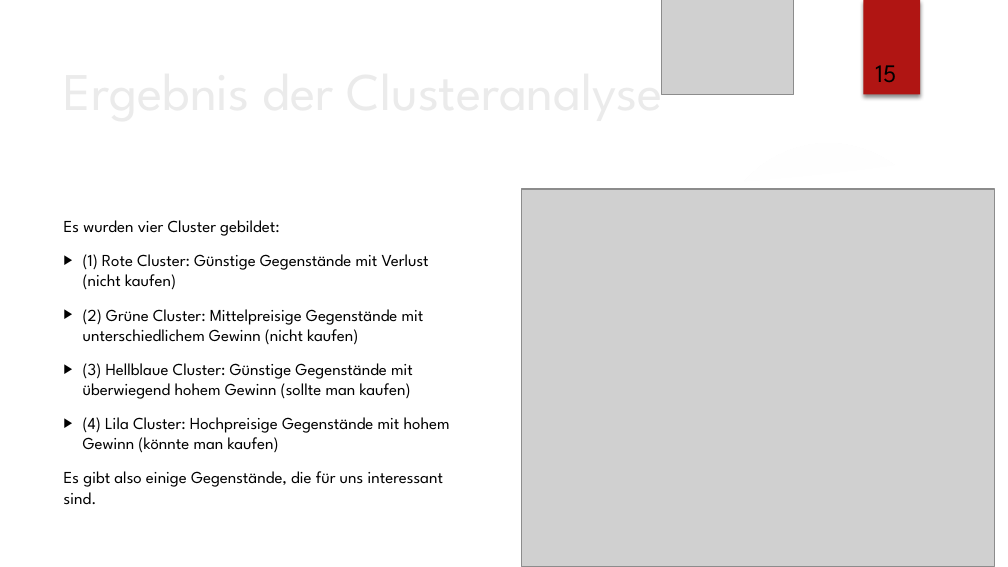
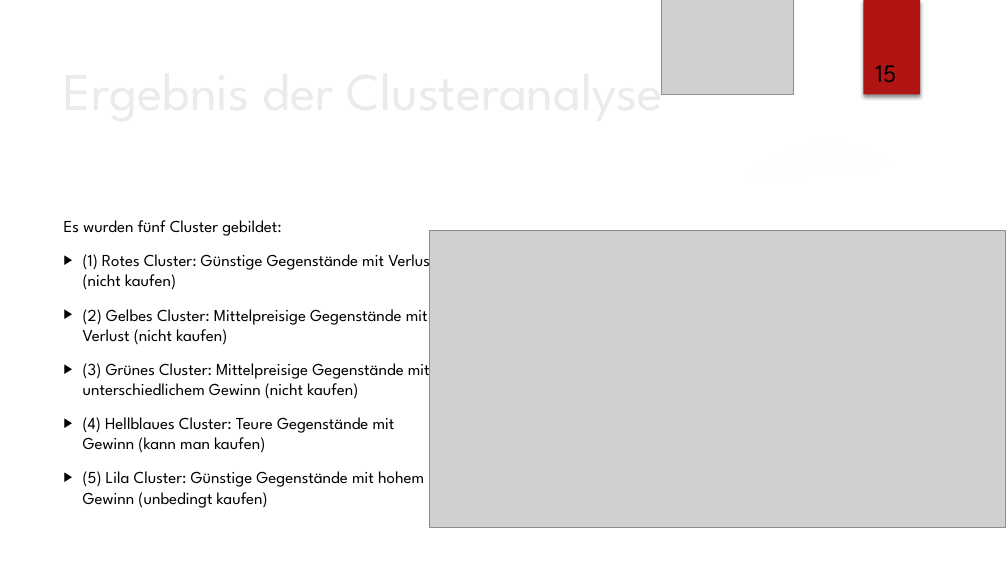
Before and after one commit to lz039/Gw2Trading, a slide deck: slide 15 of reports/presentation_custom_design.pptx. Drawn at 1008x567 pixels with LibreOffice and Linux fonts; fonts in the diff are those of the drawing; grey boxes stand for pictures; background and template pictures are left out. Boxes give left, top, right and bottom in pixels: in the first picture for what was removed or moved away, otherwise in the second. Text is boxed around its words. In the diff, an @@ line names an element or a change of style, - is before the commit and + after.

```diff
--- a/reports/presentation_custom_design.pptx
+++ b/reports/presentation_custom_design.pptx
@@ text at bbox=[64, 220, 435, 508]: text changed @@
-Es wurden vier Cluster gebildet:
-▶ (1) Rote Cluster: Günstige Gegenstände mit Verlust (nicht kaufen)
-▶ (2) Grüne Cluster: Mittelpreisige Gegenstände mit unterschiedlichem Gewinn (nicht kaufen)
-▶ (3) Hellblaue Cluster: Günstige Gegenstände mit überwiegend hohem Gewinn (sollte man kaufen)
-▶ (4) Lila Cluster: Hochpreisige Gegenstände mit hohem Gewinn (könnte man kaufen)
-Es gibt also einige Gegenstände, die für uns interessant sind.
+Es wurden fünf Cluster gebildet:
+▶ (1) Rotes Cluster: Günstige Gegenstände mit Verlust (nicht kaufen)
+▶ (2) Gelbes Cluster: Mittelpreisige Gegenstände mit Verlust (nicht kaufen)
+▶ (3) Grünes Cluster: Mittelpreisige Gegenstände mit unterschiedlichem Gewinn (nicht kaufen)
+▶ (4) Hellblaues Cluster: Teure Gegenstände mit Gewinn (kann man kaufen)
+▶ (5) Lila Cluster: Günstige Gegenstände mit hohem Gewinn (unbedingt kaufen)
@@ picture: place and size @@
-picture at bbox=[522, 190, 995, 567]
+picture at bbox=[430, 231, 1006, 528]
```
Also in this commit, not shown: 1 other slide changed, 1 other file.
